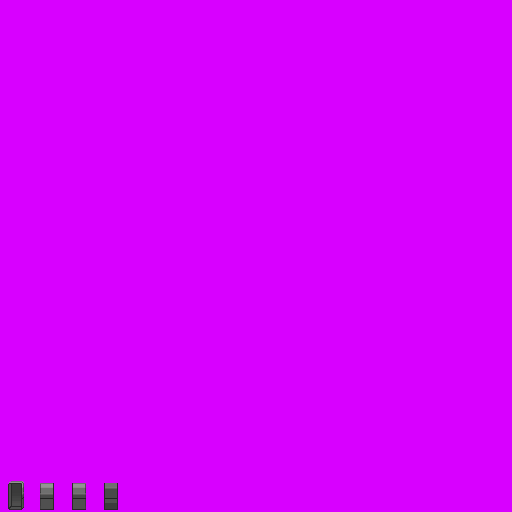
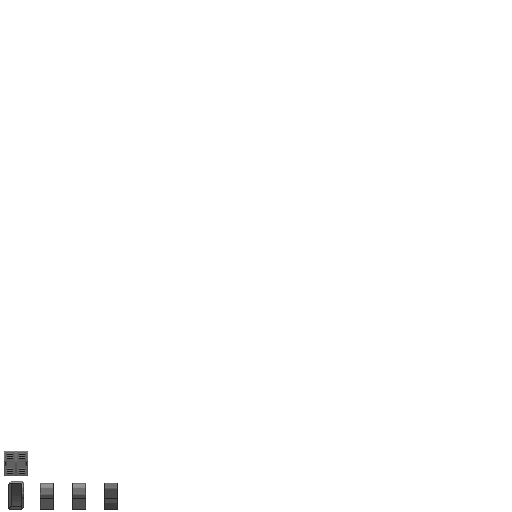
Two versions of the same layered image (512px x 512px). Layer-by-layer changes:
added layer "Layer 5 copy" above "Layer 5" over [4, 451, 16, 476]
added layer "Layer 5" above "Layer 4" over [16, 451, 28, 476]
hid "Color Fill 1" over [0, 0, 512, 512]
